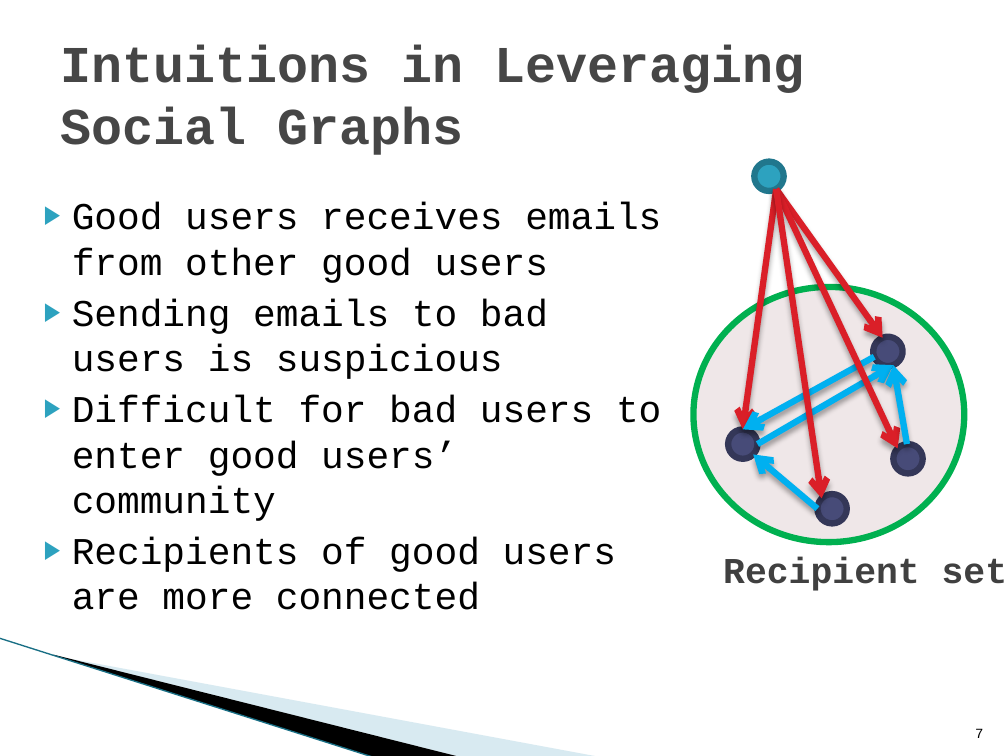
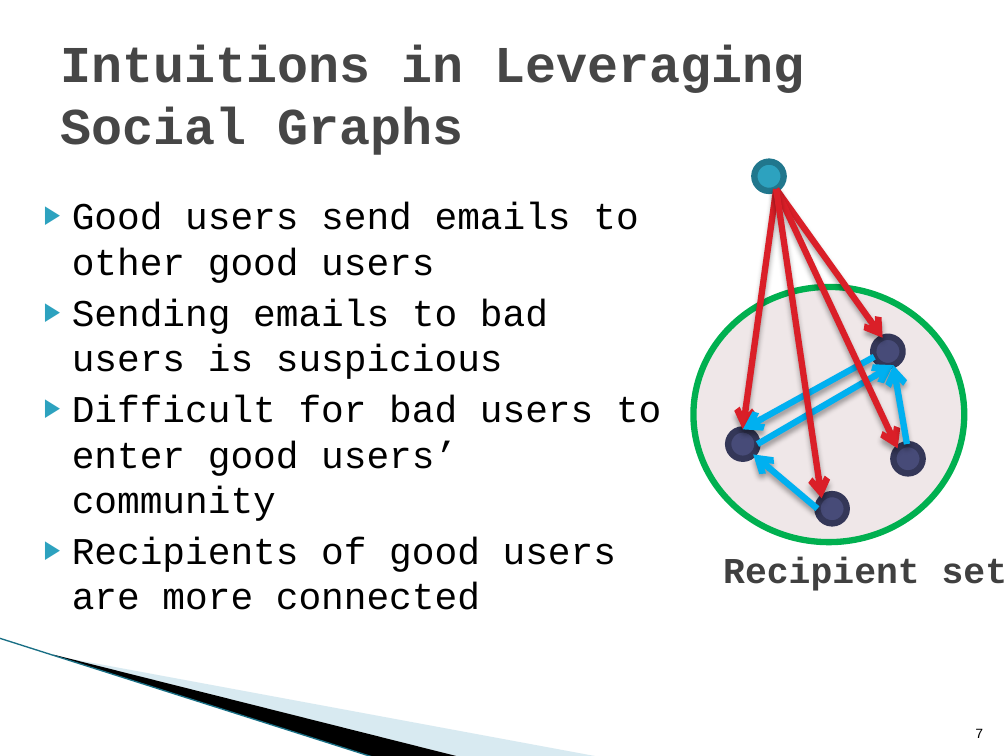
Before and after one commit to quietbamboo/homepage, a slide deck: slide 7 of slides/asiaccs_socialwatch.pptx. Drawn at 1008x756 pixels with LibreOffice and Linux fonts; fonts in the diff are those of the drawing; background and template pictures are left out. Boxes give left, top, right and bottom in pixels: in the first picture for what was removed or moved away, otherwise in the second. Text is boxed around its words. In the diff, an @@ line names an element or a change of style, - is before the commit and + after.

```diff
--- a/slides/asiaccs_socialwatch.pptx
+++ b/slides/asiaccs_socialwatch.pptx
@@ text at bbox=[72, 202, 638, 283]: text changed @@
-▶ Good users receives emails from other good users
+▶ Good users send emails to other good users
```
Also in this commit, not shown: 7 other slides changed, 2 slides added.
